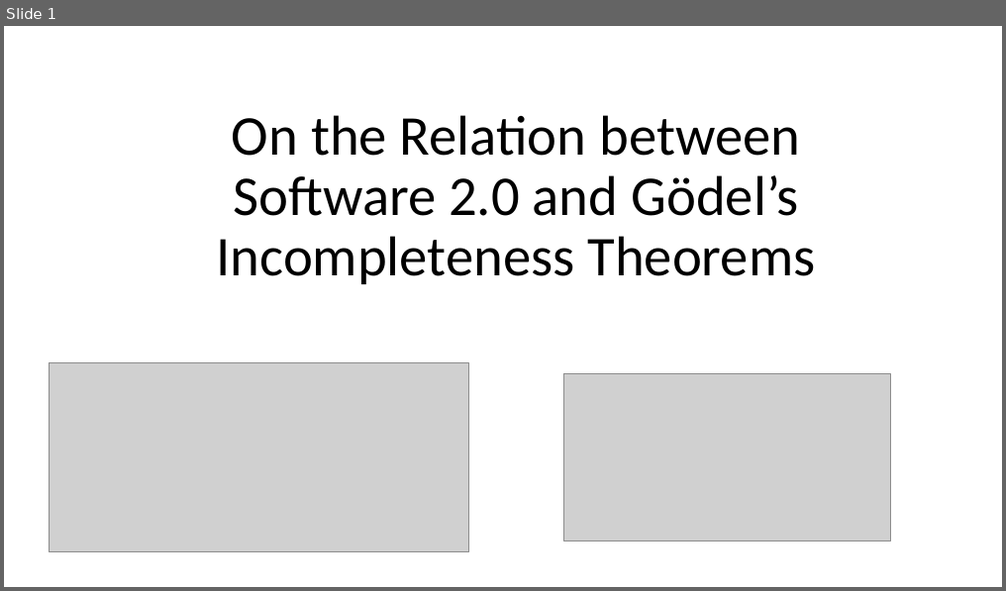
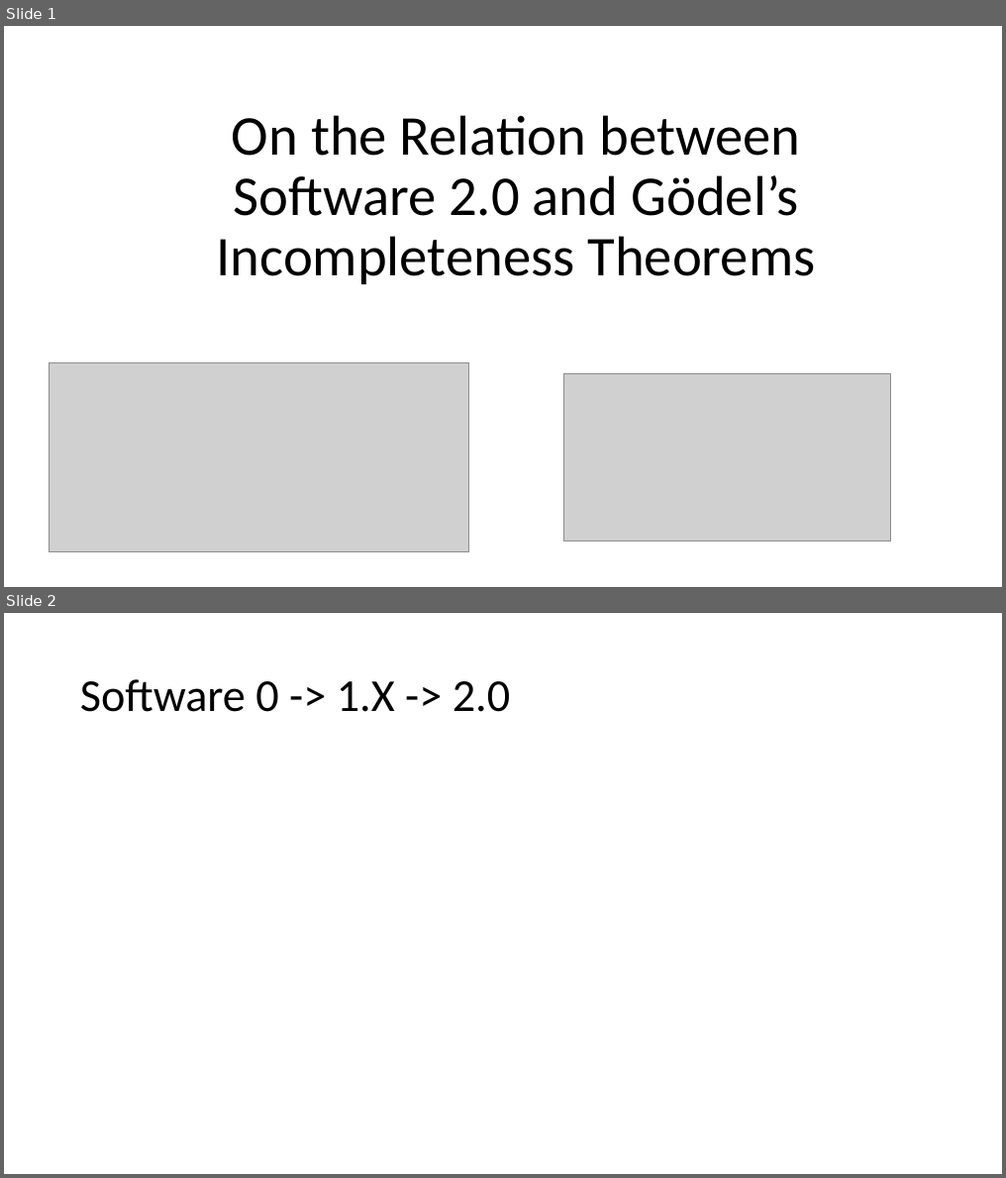
Before and after one commit to natitaw/my-books, a slide deck: presentation/Presentation1.pptx. Shown one above the other, each under a label of ours: slide 1 before the commit, slides 1 and 2 after it. The pictures are 1006x591 and 1006x1178 pixels, drawn with LibreOffice and Linux fonts; fonts in the diff are those of the drawing; grey boxes stand for pictures. Boxes give left, top, right and bottom in pixels: in the first picture for what was removed or moved away, otherwise in the second. Text is boxed around its words. In the diff, an @@ line names an element or a change of style, - is before the commit and + after.

```diff
--- a/presentation/Presentation1.pptx
+++ b/presentation/Presentation1.pptx
@@ slide 2 added at (x1=4, y1=613, x2=1002, y2=1174), background #FFFFFF @@
@@ title added at (x1=80, y1=679, x2=510, y2=712), 44 pt, text #000000 @@
+Software 0 -> 1.X -> 2.0
```
Also in this commit, not shown: 1 other slide added.
